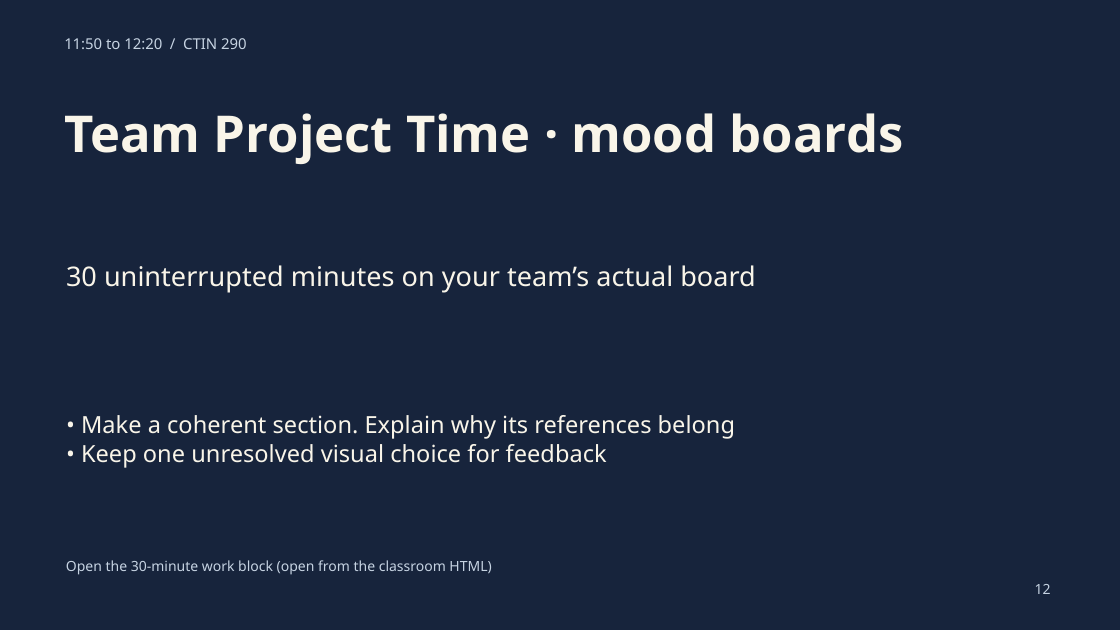
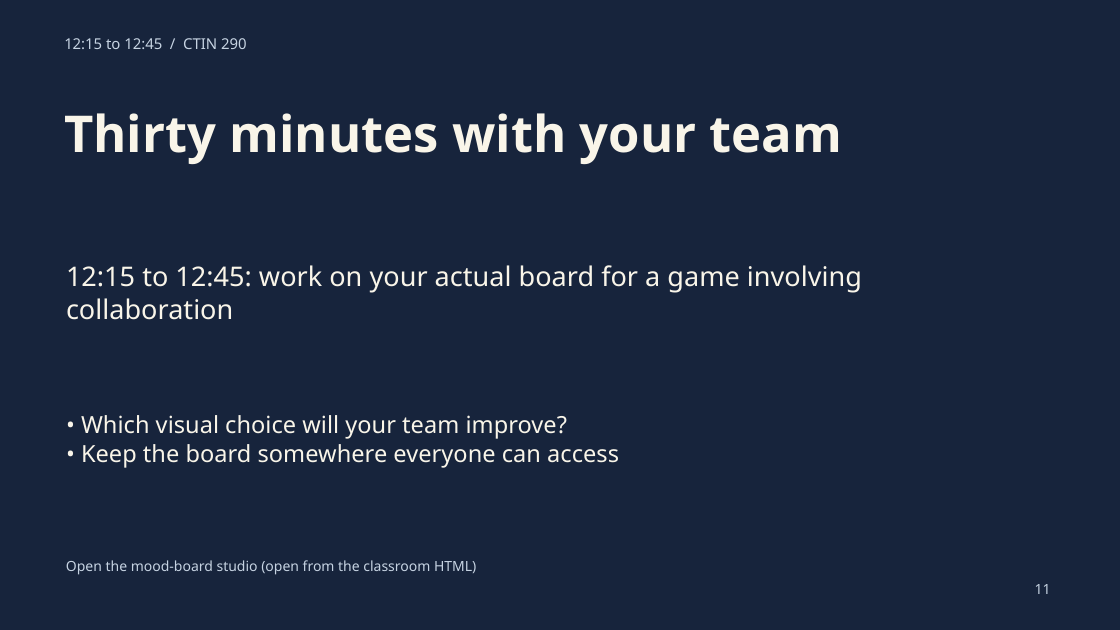
Before and after one commit to GordonUSC/the-cabinet, a slide deck: slide 11 of ctin290-september-21/CLASSROOM/CTIN-290-Classroom-Slides.pptx (slide 12 before the commit). Drawn at 1120x630 pixels with LibreOffice and Linux fonts; fonts in the diff are those of the drawing. Boxes give left, top, right and bottom in pixels: in the first picture for what was removed or moved away, otherwise in the second. Text is boxed around its words. In the diff, an @@ line names an element or a change of style, - is before the commit and + after.

Commit message:
Unify CTIN 290 packet around approved Critical Role cold open

```diff
--- a/ctin290-september-21/CLASSROOM/CTIN-290-Classroom-Slides.pptx
+++ b/ctin290-september-21/CLASSROOM/CTIN-290-Classroom-Slides.pptx
@@ text at [64,38,247,49]: text changed @@
-11:50 to 12:20 / CTIN 290
+12:15 to 12:45 / CTIN 290
@@ text at [64,113,843,164]: text changed @@
-Team Project Time · mood boards
+Thirty minutes with your team
@@ text at [66,265,862,320]: text changed @@
-30 uninterrupted minutes on your team’s actual board
+12:15 to 12:45: work on your actual board for a game involving collaboration
@@ text at [81,415,619,468]: text changed @@
-• Make a coherent section. Explain why its references belong
-• Keep one unresolved visual choice for feedback
+• Which visual choice will your team improve?
+• Keep the board somewhere everyone can access
@@ text at [66,560,476,575]: text changed @@
-Open the 30-minute work block (open from the classroom HTML)
+Open the mood-board studio (open from the classroom HTML)
@@ text at [1035,584,1051,594]: text changed @@
-12
+11
```
Also in this commit, not shown: 11 other slides changed, 3 slides removed, 18 other files.
